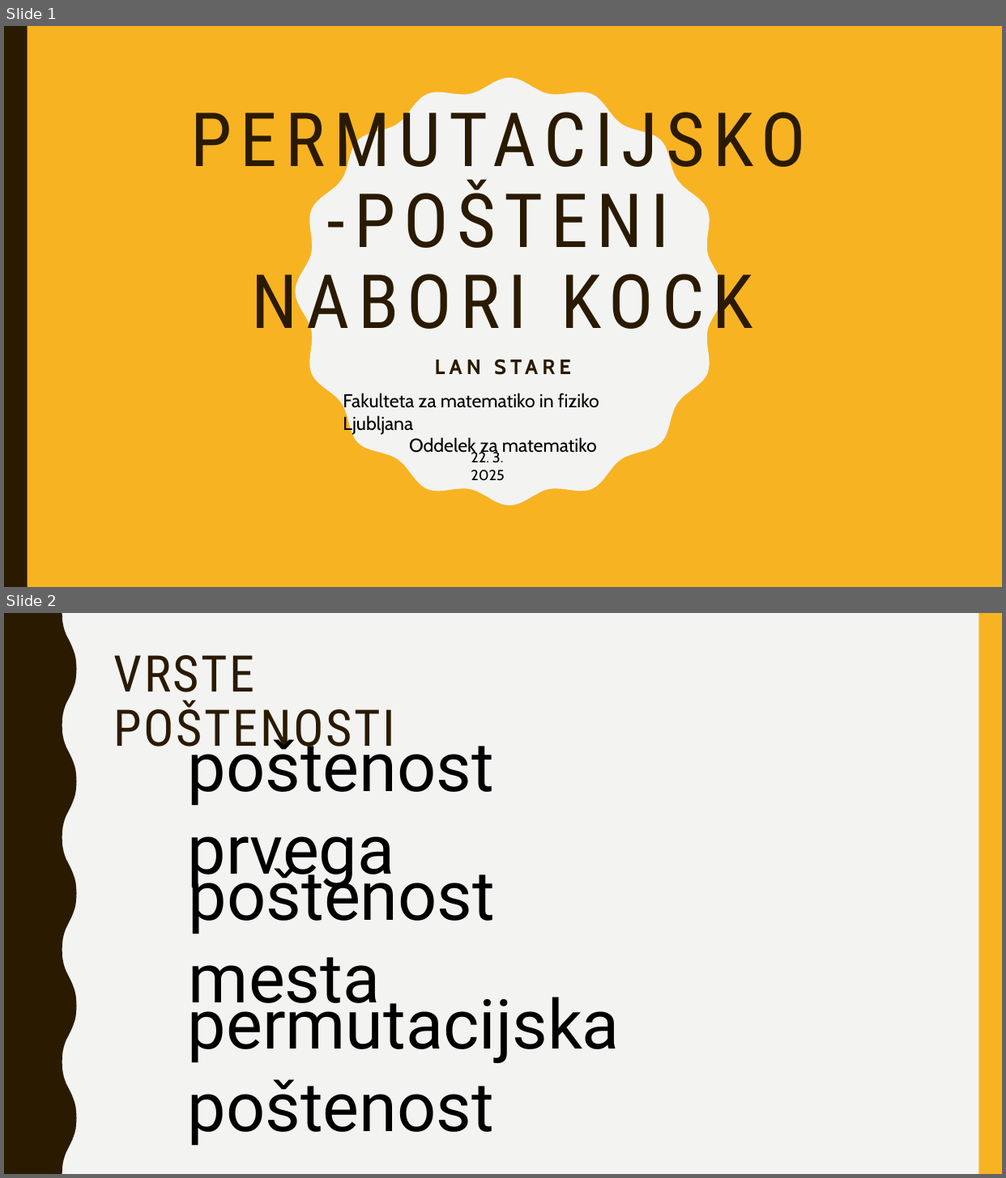
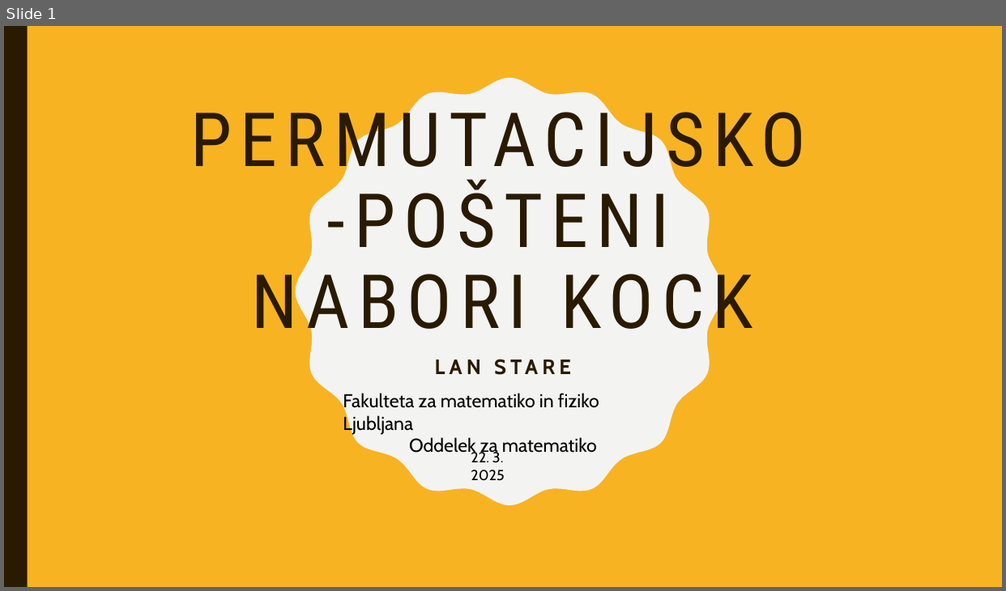
Before and after one commit to lanster42/FMF_zapiski, a slide deck: Seminar/Permutacijsko-pošteni nabori kock.pptx. Shown one above the other, each under a label of ours: slides 1 and 2 before the commit, slide 1 after it. The pictures are 1006x1178 and 1006x591 pixels, drawn with LibreOffice and Linux fonts; fonts in the diff are those of the drawing. Boxes give left, top, right and bottom in pixels: in the first picture for what was removed or moved away, otherwise in the second. Text is boxed around its words. In the diff, an @@ line names an element or a change of style, - is before the commit and + after.

```diff
--- a/Seminar/Permutacijsko-pošteni nabori kock.pptx
+++ b/Seminar/Permutacijsko-pošteni nabori kock.pptx
@@ slide 2 removed at bbox=[4, 613, 1002, 1174], background #F3F3F2 @@
@@ freeform shape removed at bbox=[4, 613, 77, 1174] @@
@@ rectangle removed at bbox=[978, 613, 1002, 1174] @@
@@ title removed at bbox=[114, 655, 395, 758] @@
-VRSTE POŠTENOSTI
@@ text removed at bbox=[188, 729, 494, 891] @@
-poštenost prvega
@@ text removed at bbox=[189, 858, 495, 1020] @@
-poštenost mesta
@@ text removed at bbox=[188, 986, 620, 1146] @@
-permutacijska poštenost
```
Also in this commit, not shown: 2 slides changed, 1 other slide removed, 2 other files.
